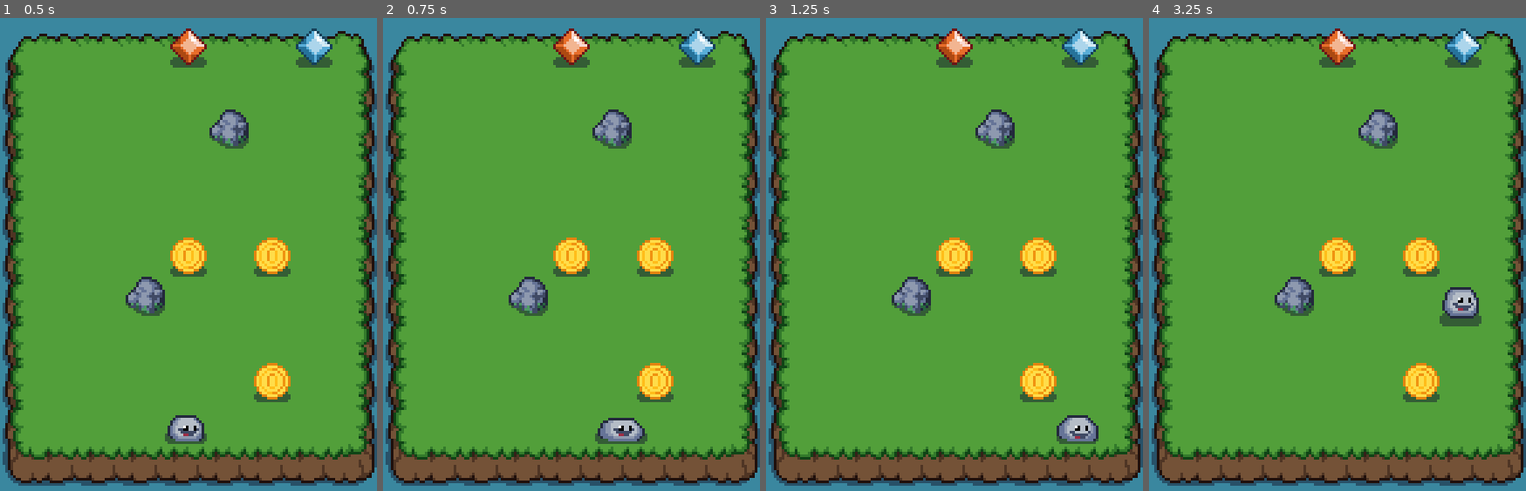
Above: before the commit, frames 1-4 (left to right).
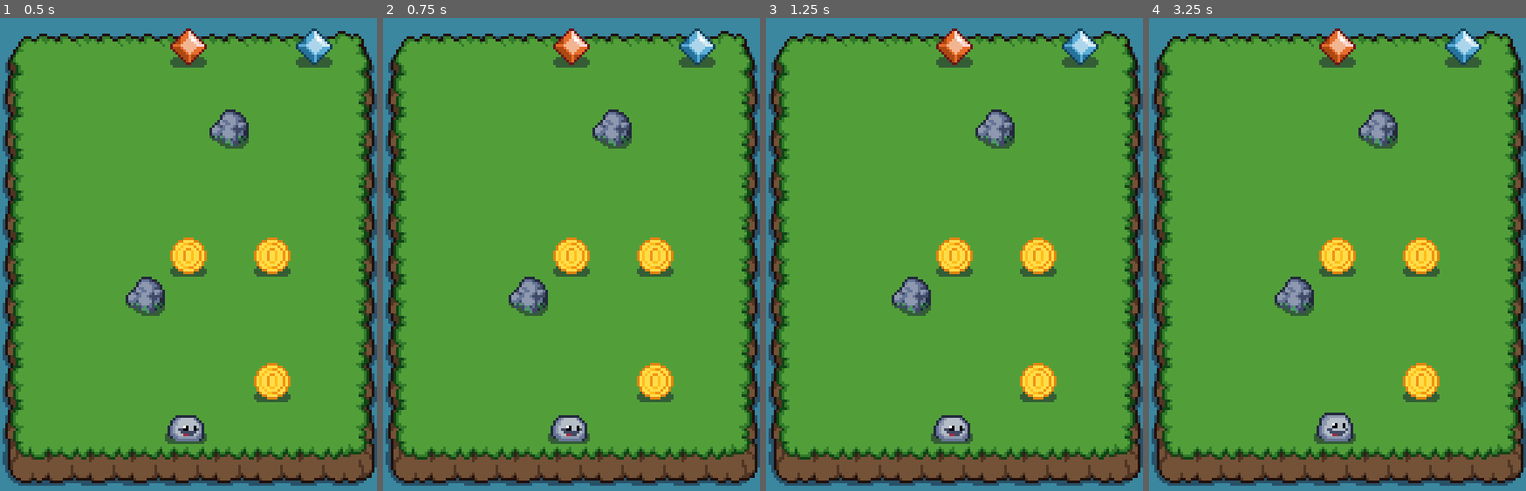
Above: after the commit, the same moments.

Repository: renancvalladao/slime-puzzle-godot
Game: Godot game, scene res://scenes/level.tscn
Same seed, same stepped clock (60 frames per second), same inputs: the game is played once before the commit and once after it.
Inputs (mouse positions are in pixels of both pictures, inside the frame that each line leads up to):
- Up to frame 1 (0.5 s): no input
- Up to frame 2 (0.75 s): move the mouse to (654, 230) at 0.52 s; hold Right (ui_right) from 0.53 s (still down)
- Up to frame 3 (1.25 s): keep holding Right (ui_right)
- Up to frame 4 (3.25 s): move the mouse to (1262, 282) at 1.27 s; release Right (ui_right) at 1.28 s; hold Down (ui_down) 1.28-2.03 s; move the mouse to (1375, 136) at 2.02 s; hold Right (ui_right) 2.03-2.78 s; move the mouse to (1318, 363) at 2.77 s; hold Up (ui_up) from 2.78 s (still down)

Frame 1 is identical in both runs. In frame 2, 1.2% of the frame differs, in the area x 43-71%, y 83-91%; in frame 3, 1.2%; in frame 4, 1.4%, in the area x 43-89%, y 56-91%.

Commit message:
Adding mobile drag input

Diff:
--- a/scripts/player.gd
+++ b/scripts/player.gd
@@ -1,13 +1,8 @@
 extends KinematicBody2D
 
+const minimum_drag: int = 4
 var Util = preload("res://scripts/util.gd")
 var tile_size = Util.tile_size
-var inputs = {
-	"ui_right": Vector2.RIGHT,
-	"ui_left": Vector2.LEFT,
-	"ui_up": Vector2.UP,
-	"ui_down": Vector2.DOWN
-}
 var velocity: Vector2
 var speed: int = 100
 var color = Util.Colors.NO_COLOR
@@ -42,12 +37,20 @@
 	if velocity != Vector2.ZERO:
 		return
 
-	for direction in inputs.keys():
-		if event.is_action_pressed(direction):
-			var move_direction: Vector2 = inputs[direction]
-			ray_cast.position = move_direction * (tile_size / 2)
-			ray_cast.cast_to = move_direction
-			velocity = move_direction * speed
+	if event is InputEventScreenDrag:
+		var relative: Vector2 = event.get_relative()
+		var move_direction: Vector2
+		if relative.x < -minimum_drag:
+			move_direction = Vector2.LEFT
+		elif relative.x > minimum_drag:
+			move_direction = Vector2.RIGHT
+		elif relative.y < -minimum_drag:
+			move_direction = Vector2.UP
+		elif relative.y > minimum_drag:
+			move_direction = Vector2.DOWN
+		ray_cast.position = move_direction * (tile_size / 2)
+		ray_cast.cast_to = move_direction
+		velocity = move_direction * speed
 
 func change_color(new_color) -> void:
 	sprite.texture = sprites[new_color]
